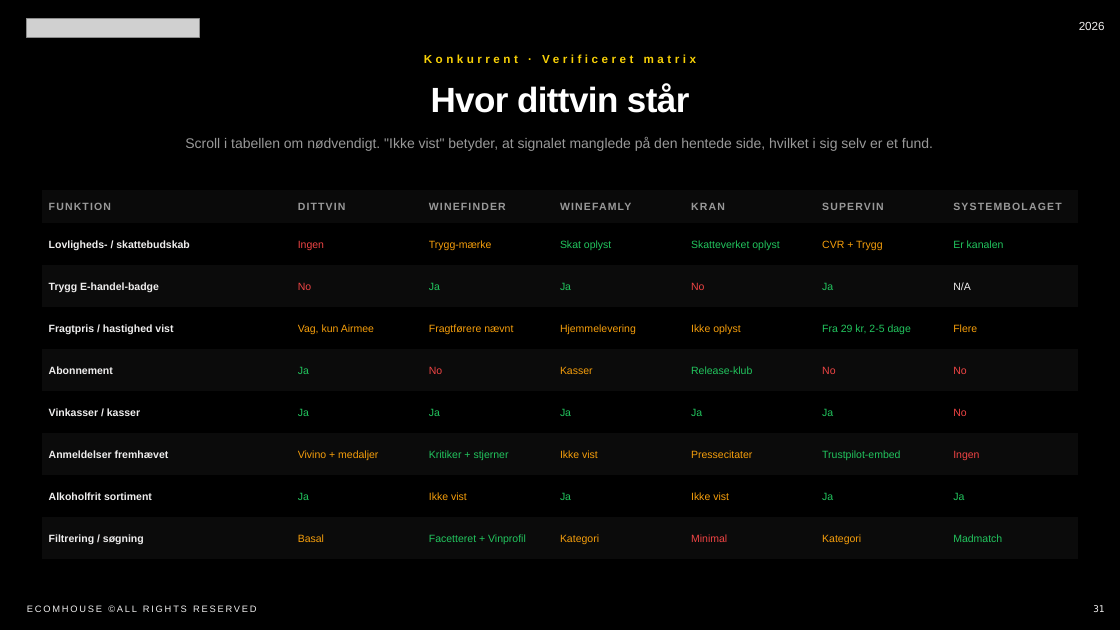
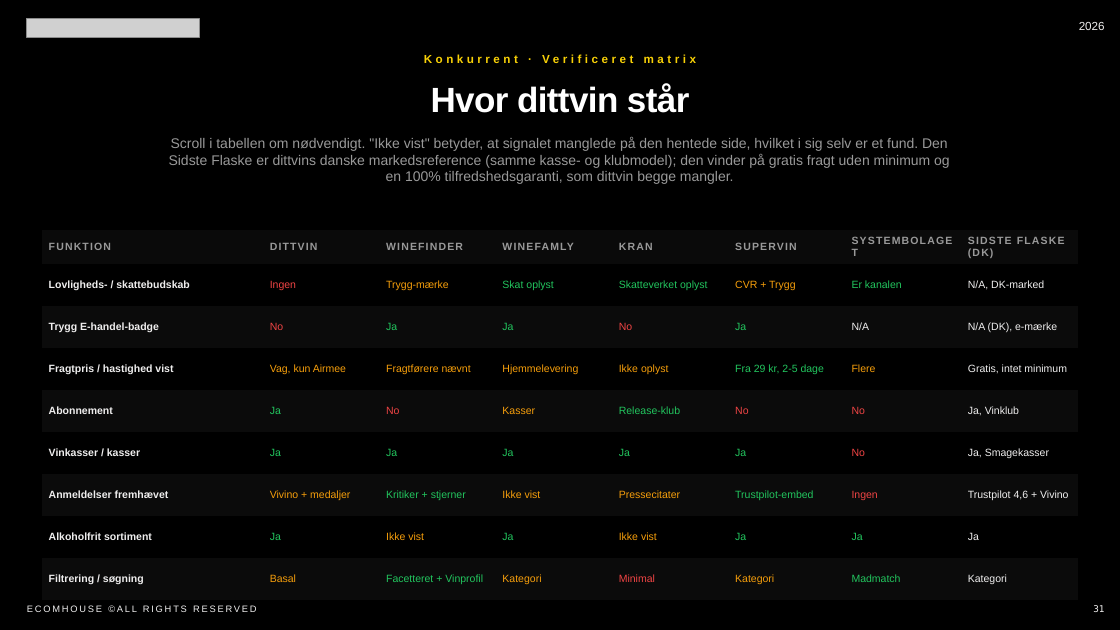
Before and after one commit to raycazy/AI-workflow-tasks, a slide deck: slide 32 of dittvin-cro-audit/dittvin-ecomhouse-pitch-DA.pptx. Drawn at 1120x630 pixels with LibreOffice and Linux fonts; fonts in the diff are those of the drawing; grey boxes stand for pictures. Boxes give left, top, right and bottom in pixels: in the first picture for what was removed or moved away, otherwise in the second. Text is boxed around its words. In the diff, an @@ line names an element or a change of style, - is before the commit and + after.

Commit message:
dittvin: add Den Sidste Flaske (DK) to competitor matrix as Danish reference (verified signals: free shipping no min, Vinklub, Smagekasser, Trustpilot 4.6, 100% guarantee); rebuild HTML + PPTX

```diff
--- a/dittvin-cro-audit/dittvin-ecomhouse-pitch-DA.pptx
+++ b/dittvin-cro-audit/dittvin-ecomhouse-pitch-DA.pptx
@@ text at (x1=169, y1=137, x2=950, y2=184): text changed @@
-Scroll i tabellen om nødvendigt. "Ikke vist" betyder, at signalet manglede på den hentede side, hvilket i sig selv er et fund.
+Scroll i tabellen om nødvendigt. "Ikke vist" betyder, at signalet manglede på den hentede side, hvilket i sig selv er et fund. Den Sidste Flaske er dittvins danske markedsreference (samme kasse- og klubmodel); den vinder på gratis fragt uden minimum og en 100% tilfredshedsgaranti, som dittvin begge mangler.
@@ table at (x1=42, y1=230, x2=1081, y2=600) @@
+column 8: SIDSTE FLASKE (DK) | N/A, DK-marked | N/A (DK), e-mærke | Gratis, intet minimum | Ja, Vinklub | Ja, Smagekasser | Trustpilot 4,6 + Vivino | Ja | Kategori
@@ table moved from (x1=42, y1=190, x2=1078, y2=560) to (x1=42, y1=230, x2=1081, y2=600) @@
```
Also in this commit, not shown: 2 other files.
